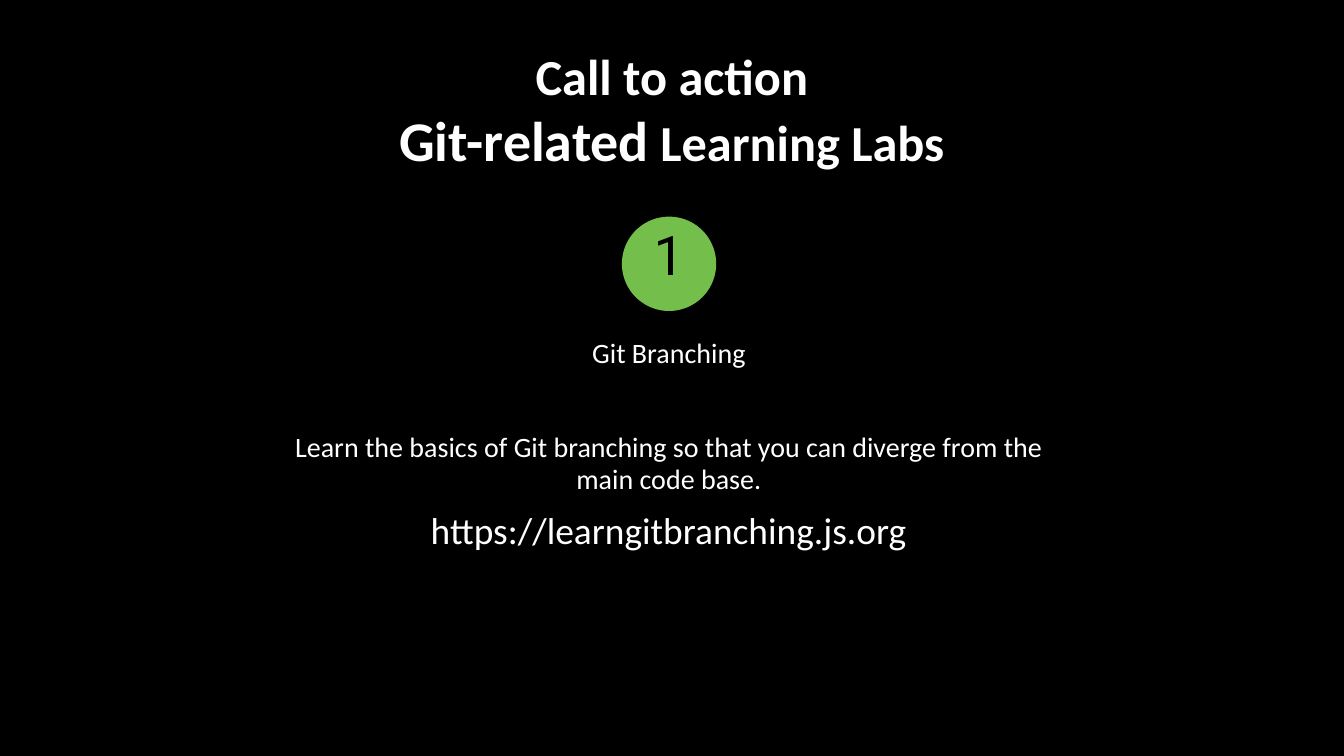
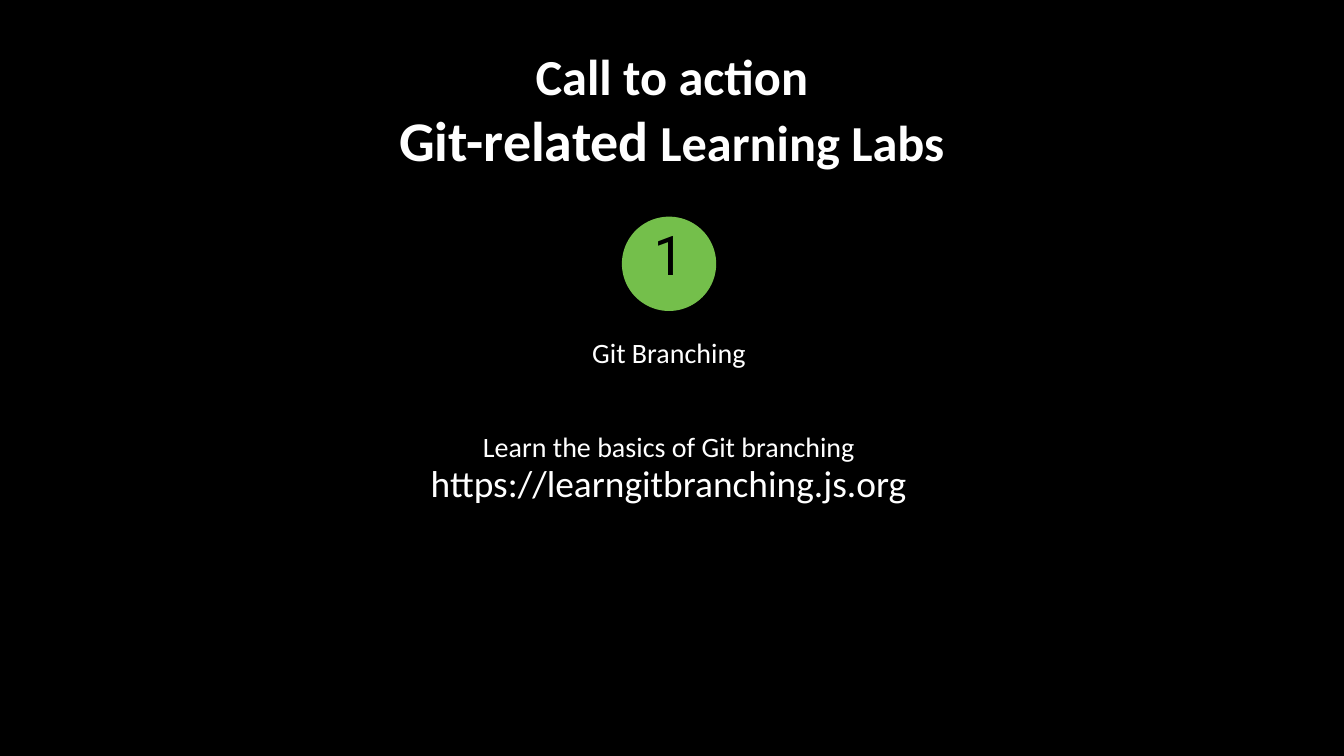
Before and after one commit to CiscoDevNet/WASTC2024-vFDW, a slide deck: slide 27 of 1-Monday/Intro-to-Git/WASTC2024-vFDW-Intro-to-Git.pptx (slide 19 before the commit). Drawn at 1344x756 pixels with LibreOffice and Linux fonts; fonts in the diff are those of the drawing; background and template pictures are left out. Boxes give left, top, right and bottom in pixels: in the first picture for what was removed or moved away, otherwise in the second. Text is boxed around its words. In the diff, an @@ line names an element or a change of style, - is before the commit and + after.

```diff
--- a/1-Monday/Intro-to-Git/WASTC2024-vFDW-Intro-to-Git.pptx
+++ b/1-Monday/Intro-to-Git/WASTC2024-vFDW-Intro-to-Git.pptx
@@ text at <box>431,437,907,504</box>: text changed; size 20 to 26.7 pt @@
-Learn the basics of Git branching so that you can diverge from the main code base.
-https://learngitbranching.js.org
+Learn the basics of Git branching https://learngitbranching.js.org
```
Also in this commit, not shown: 9 slides added, 1 slide removed.
